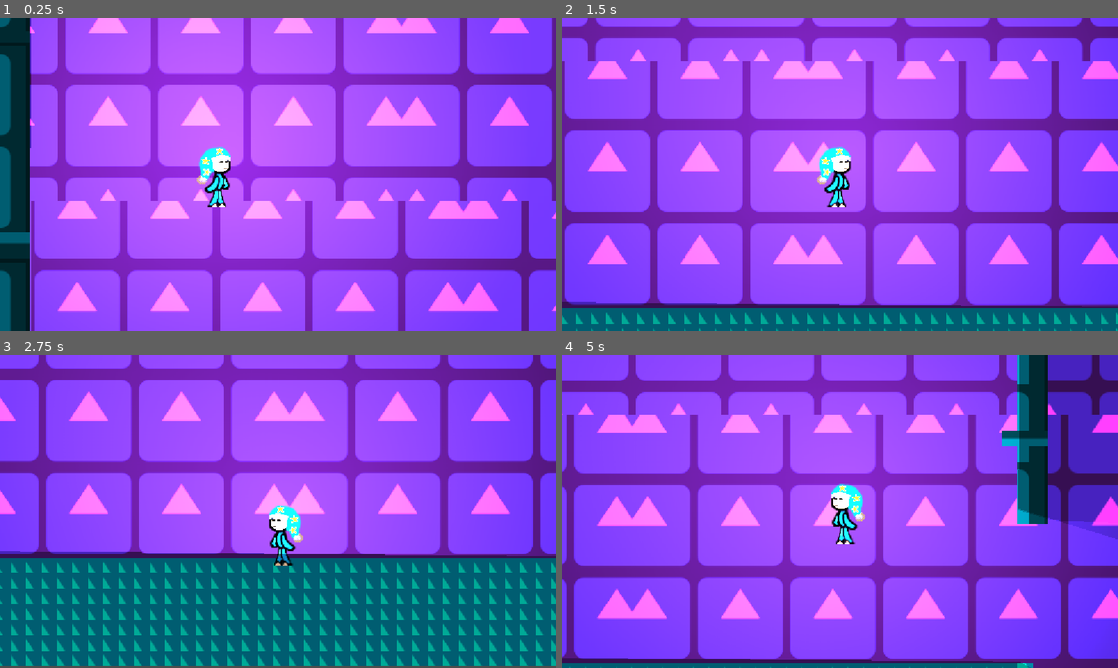
Above: before the commit, frames 1-4 (two rows, left to right).
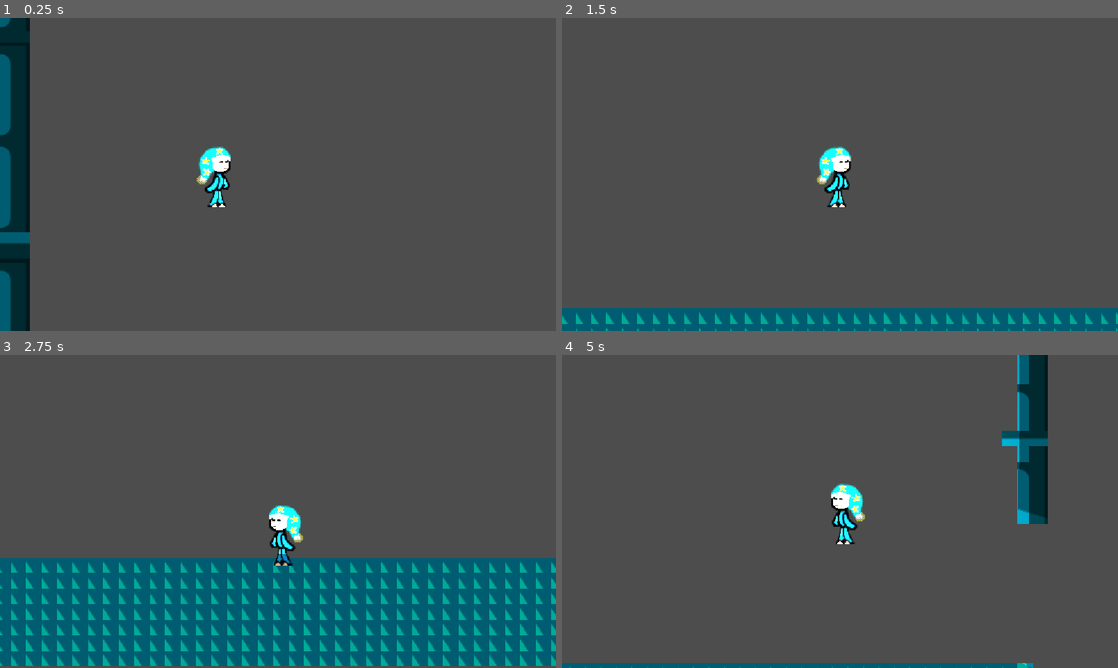
Above: after the commit, the same moments.

Repository: REVelazquez/HeroJam-26
Game: Godot game, scene res://scenes/main_game.tscn
Two runs of this game, one before a commit and one after it. Both use one fixed random seed, a clock stepped at 60 frames per second and the inputs below. The engine's default icon, where the game draws it, is replaced by a stand-in: a white triangle on a blue panel in a dark square.
Inputs:
- Up to frame 1 (0.25 s): no input
- Up to frame 2 (1.5 s): hold Right (ui_right) from 0.53 s (still down); tap E (action) at 0.6, 1.35 s; tap Up (ui_up) at 0.77 s
- Up to frame 3 (2.75 s): tap Up (ui_up) at 1.52 s; release Right (ui_right) at 2.03 s; hold Left (ui_left) from 2.03 s (still down); tap E (action) at 2.1 s
- Up to frame 4 (5 s): release Left (ui_left) at 2.78 s; hold Right (ui_right) 2.78-4.28 s; tap E (action) at 2.85, 3.6, 4.35 s; tap Up (ui_up) at 3.02, 3.77, 4.52 s; hold Left (ui_left) from 4.28 s (still down)

The runs differ from the first frame. In frame 1, 94% of the frame differs, in the area x 5-100%, y 0-100%; in frame 2, 92%; in frame 3, 64%; in frame 4, 95%, in the area x 0-100%, y 0-100%.

Commit message:
correccion bug

Diff:
--- a/scenes/main_game.tscn
+++ b/scenes/main_game.tscn
@@ -1020,6 +1020,7 @@
 script = ExtResource("1_d2op2")
 
 [node name="Background" type="TileMapLayer" parent="." unique_id=1308793190]
+visible = false
 self_modulate = Color(1, 0.24705882, 1, 1)
 tile_map_data = PackedByteArray("AAAAAAAAAAAAAAAAAAAAAAEAAAAAAAEAAAABAAAAAAAEAAUAAAABAAEAAAAEAAYAAAACAAAAAAAFAAUAAAACAA …(161136 unchanged characters)…
 tile_set = SubResource("TileSet_u2e7o")
--- a/scripts/main_game.gd
+++ b/scripts/main_game.gd
@@ -107,7 +107,7 @@
 				animation_player.play("reset_lvl_2")
 				platforms_appearing.level_2.button_pressed =false
 				platforms_appearing.level_2.platforms_out =false
-				$Level2/DoorLvl2/DooRLvl2Sprite.play("Default")
+				$Level2/DoorLvl2/DoorLvl2Sprite.play("Default")
 				out_light = true
 				player_light.texture_scale = 7
 
